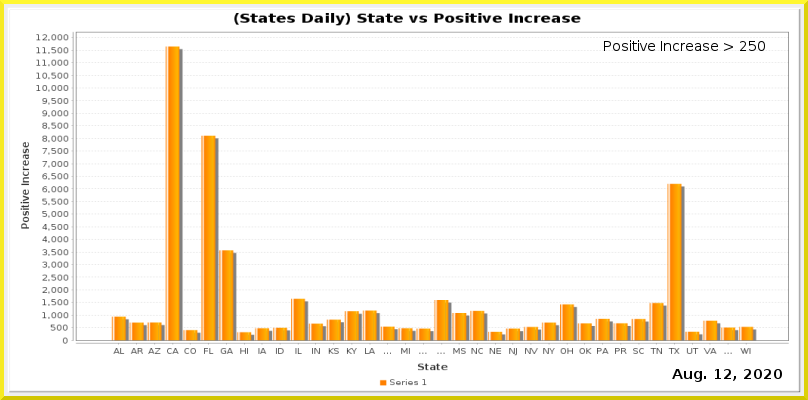
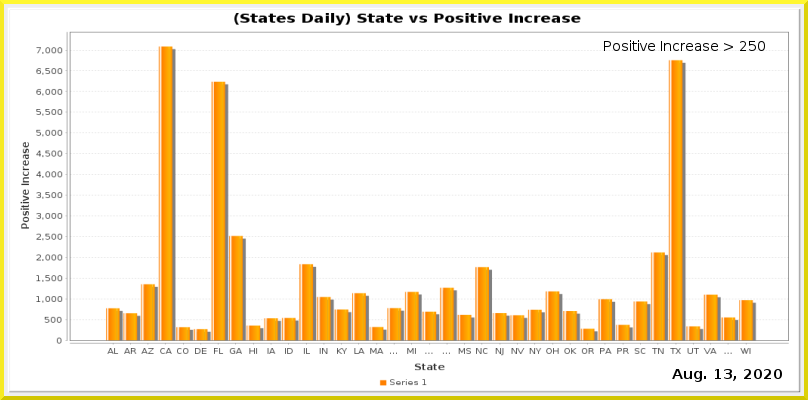
Before/after of a w=808, h=400 layered artwork. What changed in the layer stack:
painted on "Current Date" over [724, 369, 732, 379]
painted on "Date_vs_TestIncrease.png" over [36, 31, 789, 371]
